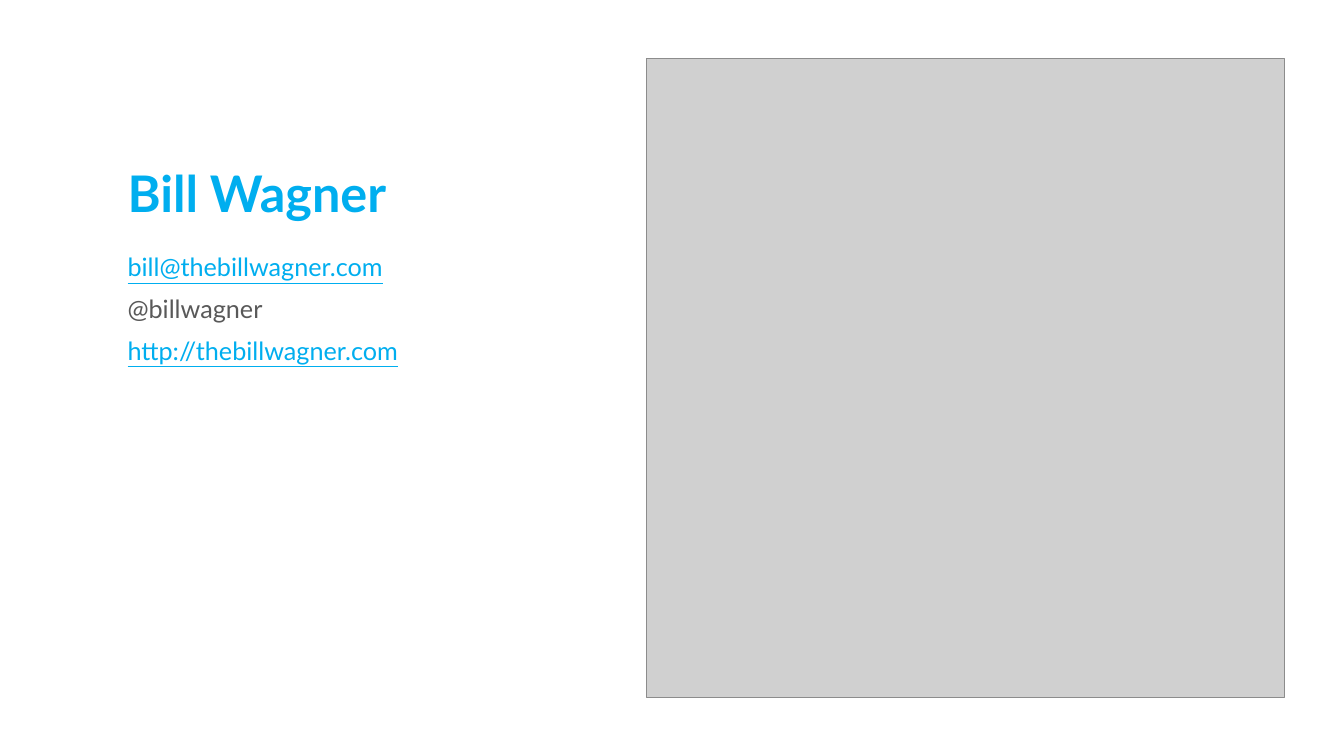
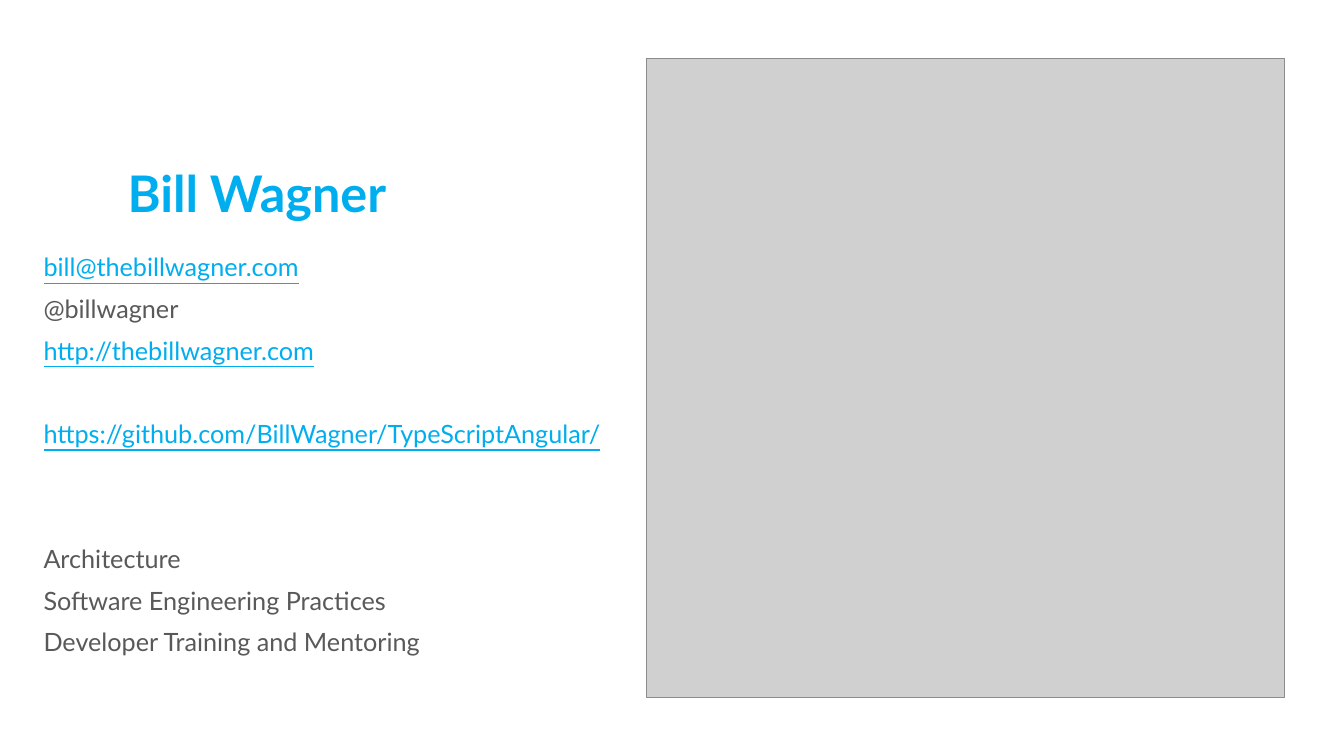
Before and after one commit to BillWagner/TypeScriptAngular, a slide deck: slide 24 of AngularAndTypeScript.pptx (slide 23 before the commit). Drawn at 1344x756 pixels with LibreOffice and Linux fonts; fonts in the diff are those of the drawing; grey boxes stand for pictures; background and template pictures are left out. Boxes give left, top, right and bottom in pixels: in the first picture for what was removed or moved away, otherwise in the second. Text is boxed around its words. In the diff, an @@ line names an element or a change of style, - is before the commit and + after.

```diff
--- a/AngularAndTypeScript.pptx
+++ b/AngularAndTypeScript.pptx
@@ text "bill@thebillwagner.com": place and size @@
-text "bill@thebillwagner.com" at bbox=[128, 257, 398, 364]
+text "bill@thebillwagner.com" at bbox=[44, 257, 601, 656]
@@ text at bbox=[44, 424, 601, 656]: paragraphs added @@
+https://github.com/BillWagner/TypeScriptAngular/
+Architecture
+Software Engineering Practices
+Developer Training and Mentoring
```
Also in this commit, not shown: 3 other slides changed, 1 slide added.
